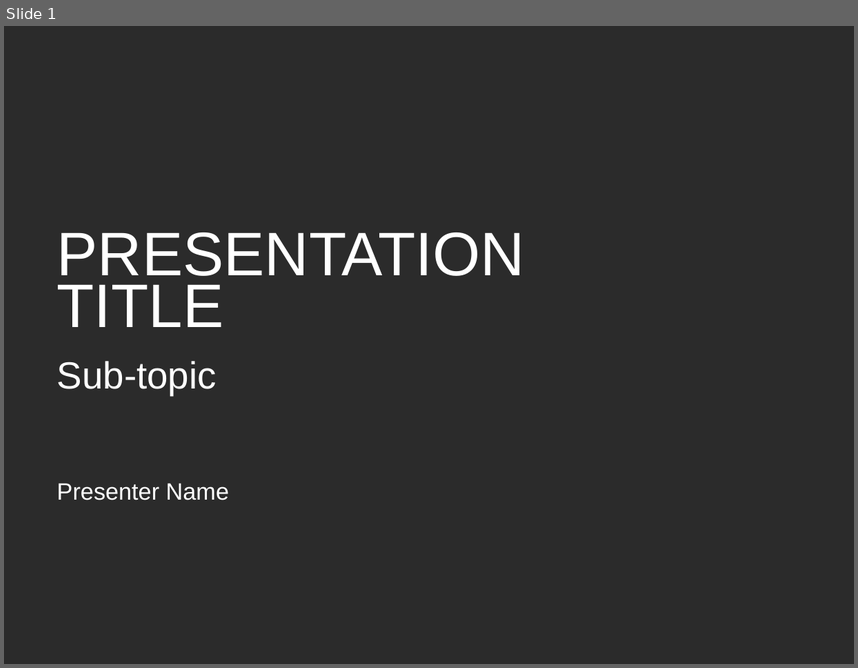
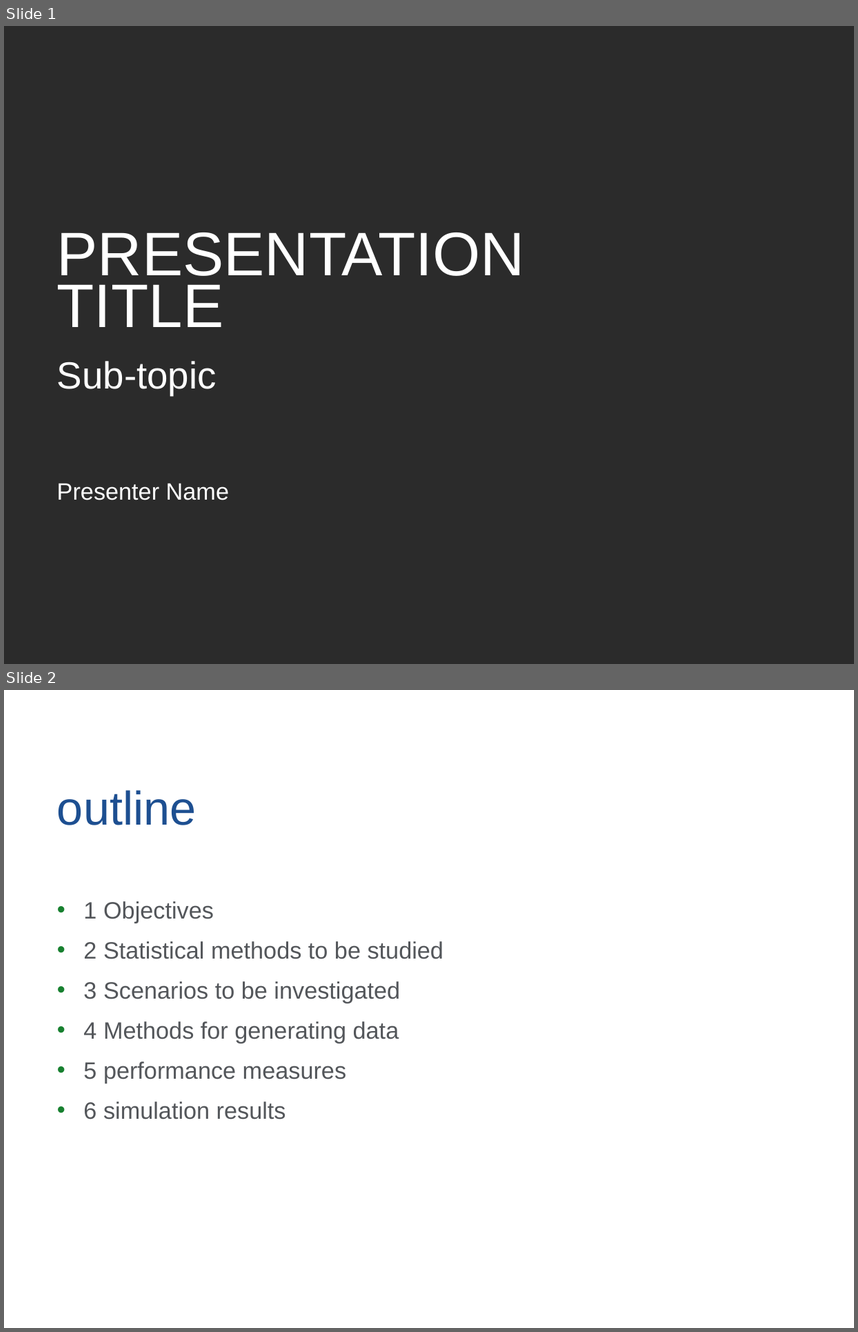
Before and after one commit to yuqimiao/p8160_project1_group7, a slide deck: slide_template/RS11023_Mailman_Standard_Template_12_2018.pptx. Shown one above the other, each under a label of ours: slide 1 before the commit, slides 1 and 2 after it. The pictures are 858x668 and 858x1332 pixels, drawn with LibreOffice and Linux fonts; fonts in the diff are those of the drawing; background and template pictures are left out; a plain dark background stands for a picture behind light text. Boxes give left, top, right and bottom in pixels: in the first picture for what was removed or moved away, otherwise in the second. Text is boxed around its words. In the diff, an @@ line names an element or a change of style, - is before the commit and + after.

```diff
--- a/slide_template/RS11023_Mailman_Standard_Template_12_2018.pptx
+++ b/slide_template/RS11023_Mailman_Standard_Template_12_2018.pptx
@@ slide 2 added at bbox=[4, 690, 854, 1328], background picture (left out) @@
@@ title added at bbox=[57, 790, 197, 825], 40 pt, text #1D4F91 @@
+outline
@@ text added at bbox=[83, 901, 444, 1119], 20 pt, text #53565A @@
+• 1 Objectives
+• 2 Statistical methods to be studied
+• 3 Scenarios to be investigated
+• 4 Methods for generating data
+• 5 performance measures
+• 6 simulation results
@@ page number added at bbox=[593, 1288, 791, 1323], 10 pt, text #FFFFFF @@
+2
```
Also in this commit, not shown: 6 other slides added, 1 slide removed, 2 other files.
